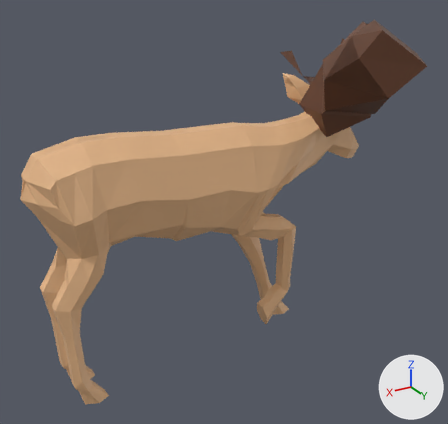
Renders of the Blender file model 3D/ANIMAUX1.blend from each side of a commit.
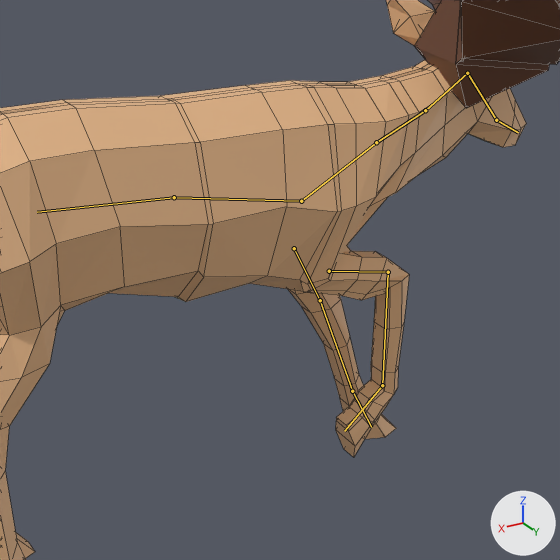
Each version is shown whole from a 50 mm lens placed at (2.73, 4.6, 3.64), pointed at (-0.03, -0.01, 1.33), then close up on the part from 17% to 84% of the width and 19% to 90% of the height. The axes (+X, +Y, +Z) are drawn at lower right. The lights are the same throughout. The older version's two pictures come first. Both versions are drawn at the pose saved in each file; the numbers are the values there. The bones that change, and the others that lie on the model, are drawn over the model as lines in the close-ups. The close-ups show mesh edges as thin lines.
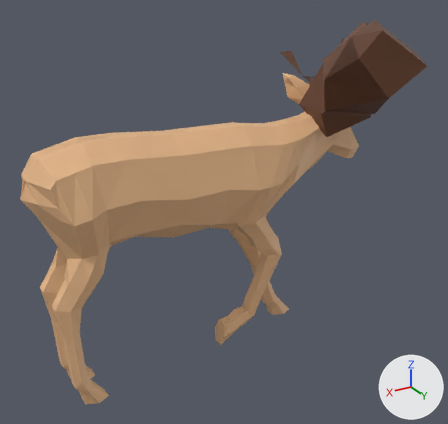
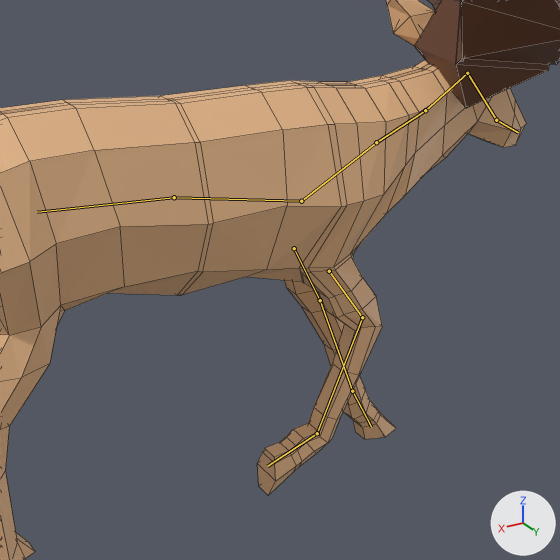
Where the change shows, as pixel boxes [x1, y1, x2, y2] in the close-ups (560 x 560 px):
'Plane', posed: [0, 0, 526, 560] in both
bone 'Bone.008', root to tip: before (329, 271) to (388, 272); after (329, 271) to (362, 317)
bone 'Bone.009', root to tip: before (388, 272) to (382, 385); after (362, 317) to (317, 433)

Edits to the bpy script that builds the scene:
```text
Change bone_bone_008:
    where bone_bone_008 = bpy.data.objects['Armature'].pose.bones['Bone.008']  # child of 'Bone.005'
    bone_bone_008.rotation_quaternion: (0.907, -0.422, 0.0, 0.0) -> (0.997, -0.072, 0.0, 0.0)  # degrees (-50, 0, 0) -> degrees (-8, 0, 0)
Change bone_bone_009:
    where bone_bone_009 = bpy.data.objects['Armature'].pose.bones['Bone.009']  # child of 'Bone.008'
    bone_bone_009.rotation_quaternion: (0.818, 0.575, 0.001, -0.005) -> (0.9, 0.437, 0.0, -0.005)  # degrees (70, 0, 0) -> degrees (52, 0, -1)
```
